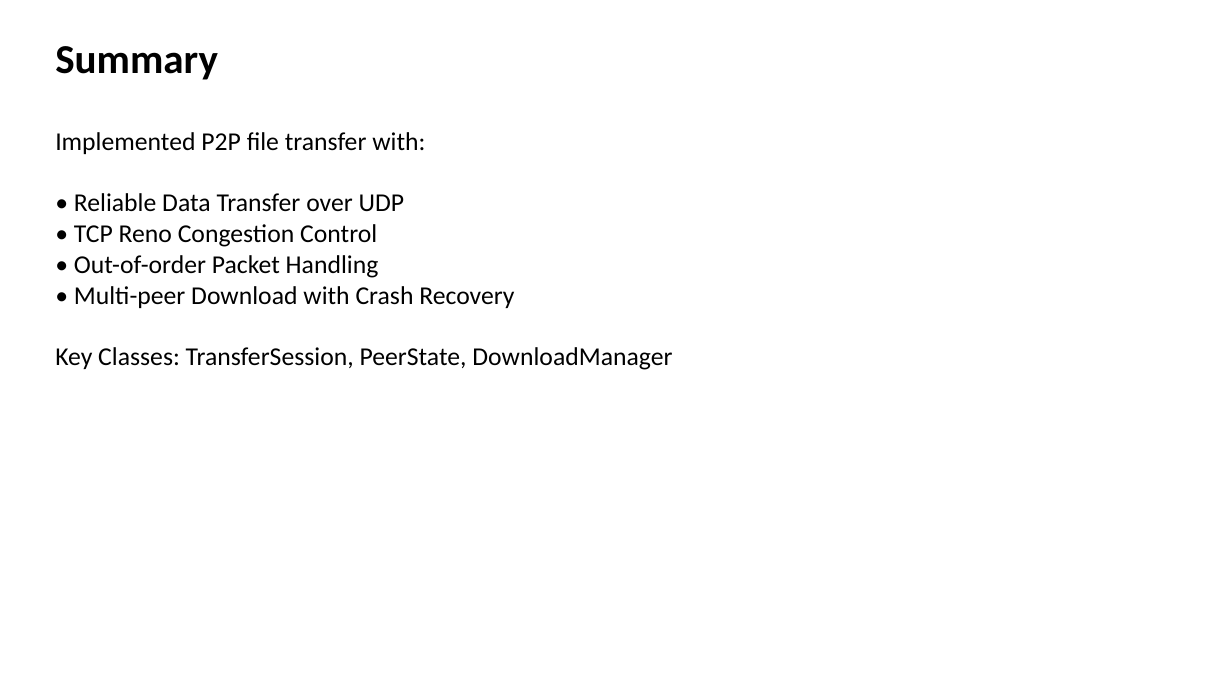
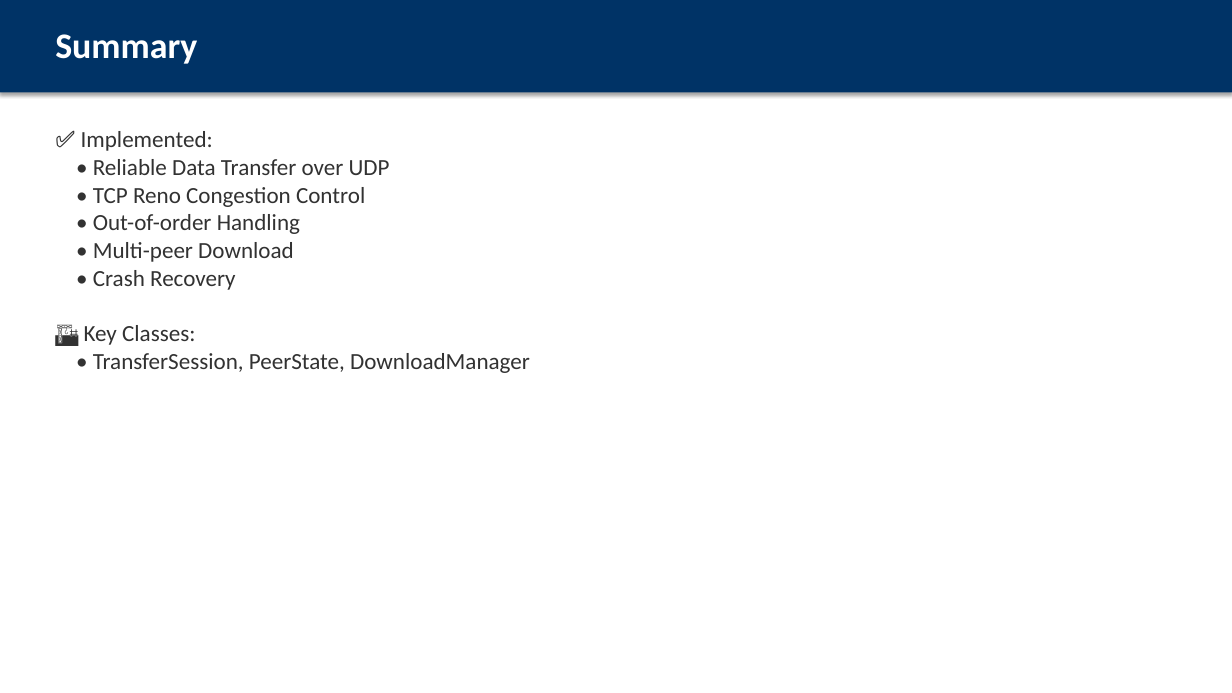
Before and after one commit to wuzhi456/cn_proj, a slide deck: slide 15 of presentation.pptx (slide 14 before the commit). Drawn at 1232x693 pixels with LibreOffice and Linux fonts; fonts in the diff are those of the drawing. Boxes give left, top, right and bottom in pixels: in the first picture for what was removed or moved away, otherwise in the second. Text is boxed around its words. In the diff, an @@ line names an element or a change of style, - is before the commit and + after.

```diff
--- a/presentation.pptx
+++ b/presentation.pptx
@@ rectangle added at box(0, 0, 1232, 92), fill #003366 @@
@@ text "Summary": place and size @@
-text "Summary" at box(55, 46, 218, 80)
+text "Summary" at box(55, 34, 197, 64)
@@ text "Summary" at box(55, 34, 197, 64): size 32 to 28 pt, text colour #000000 to #FFFFFF @@
@@ text at box(81, 131, 213, 151): text changed; size 20 to 18 pt; text colour #000000 to #323232 @@
-Implemented P2P file transfer with:
+✅ Implemented:
@@ text at box(93, 159, 390, 207): size 20 to 18 pt, text colour #000000 to #323232 in "• Reliable Data Transfer over UDP", "• TCP Reno Congestion Control" @@
@@ text at box(84, 214, 530, 373): text changed; size 20 to 18 pt; text colour #000000 to #323232 @@
-• Out-of-order Packet Handling
-• Multi-peer Download with Crash Recovery
-Key Classes: TransferSession, PeerState, DownloadManager
+• Out-of-order Handling
+• Multi-peer Download
+• Crash Recovery
+🏗️ Key Classes:
+• TransferSession, PeerState, DownloadManager
```
Also in this commit, not shown: 9 other slides changed, 6 slides added, 5 slides removed.
